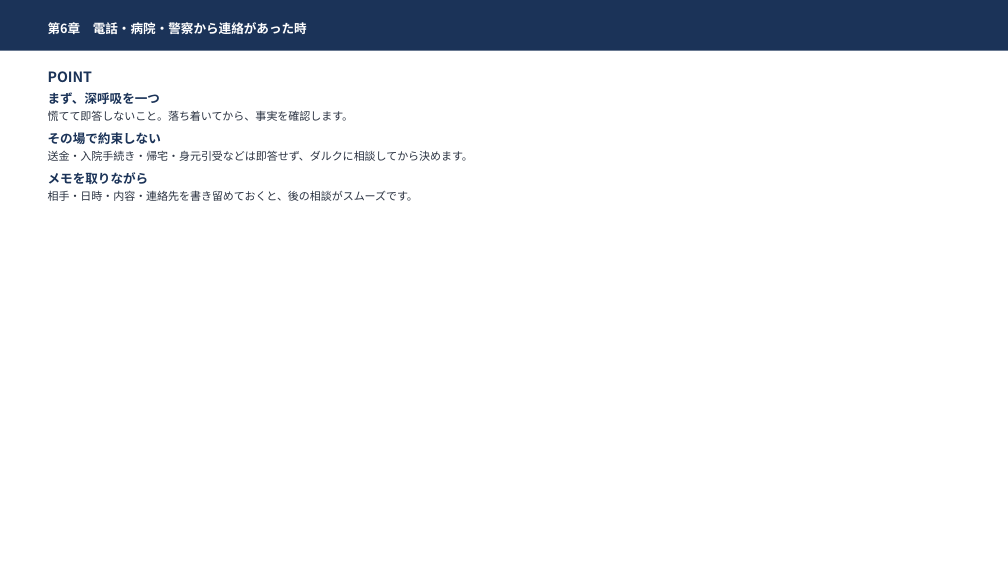
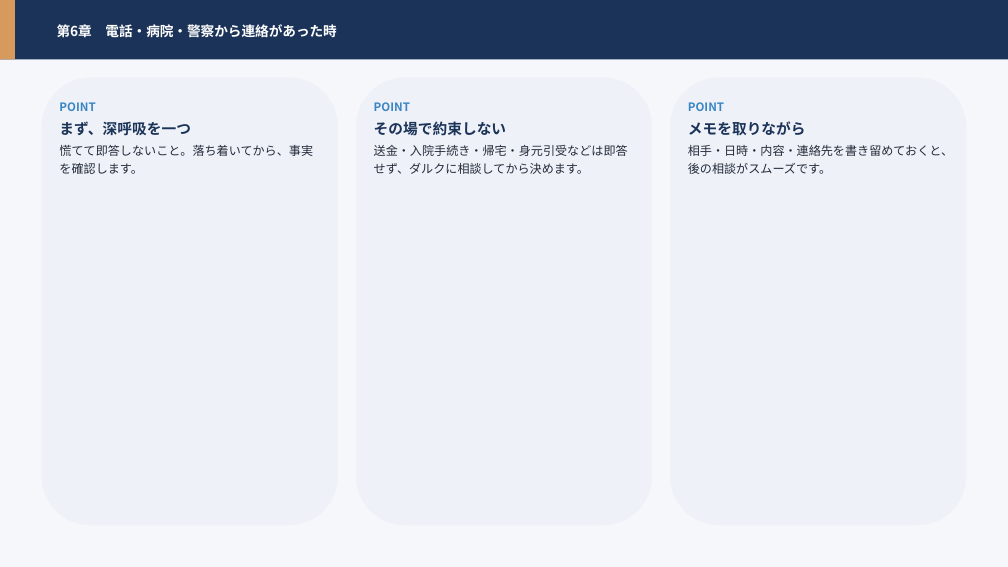
Before and after one commit to hiderock84-sys/darca, a slide deck: slide 40 of public/manual.pptx (slide 33 before the commit). Drawn at 1008x567 pixels with LibreOffice and Linux fonts; fonts in the diff are those of the drawing. Boxes give left, top, right and bottom in pixels: in the first picture for what was removed or moved away, otherwise in the second. Text is boxed around its words. In the diff, an @@ line names an element or a change of style, - is before the commit and + after.

```diff
--- a/public/manual.pptx
+++ b/public/manual.pptx
@@ rectangle: place and size @@
-rectangle at [0,0,1008,51]
+rectangle at [0,0,1008,60]
@@ rectangle added at [0,0,1008,567], fill #F5F7FB @@
@@ rectangle added at [0,0,15,60], fill #D69A5C @@
@@ text "第6章 電話・病院・警察から連絡があった時": place and size @@
-text "第6章 電話・病院・警察から連絡があった時" at [48,22,307,34]
+text "第6章 電話・病院・警察から連絡があった時" at [57,24,336,38]
@@ text "第6章 電話・病院・警察から連絡があった時" at [57,24,336,38]: size 12 to 13 pt; line spacing 1.18 to 1.2 @@
@@ rounded rectangle added at [42,77,338,526], fill #EEF1F7 @@
@@ rounded rectangle added at [356,77,653,526], fill #EEF1F7 @@
@@ rounded rectangle added at [670,77,966,526], fill #EEF1F7 @@
@@ text at [48,92,354,121]: paragraphs removed @@
-まず、深呼吸を一つ
-慌てて即答しないこと。落ち着いてから、事実を確認します。
@@ text added at [59,102,313,174], 11.5 pt, text #242C3A @@
+POINT
+まず、深呼吸を一つ
+慌てて即答しないこと。落ち着いてから、事実を確認します。
@@ text "POINT": place and size @@
-text "POINT" at [48,71,473,201]
+text "POINT" at [374,102,628,174]
@@ text "POINT" at [374,102,628,174]: size 13.5 to 11 pt, text colour #1B3358 to #3A86C4 in "POINT"; size 12 to 14 pt in "その場で約束しない"; size 10.5 to 11.5 pt, text colour #2B3342 to #242C3A in "送金・入院手続き・帰宅・身元引受などは即答せず、ダルクに相談してから決めます。"; line spacing 1.18 to 1.2; less space between paragraphs; more space between paragraphs @@
@@ text added at [688,102,953,174], 11.5 pt, text #242C3A @@
+POINT
+メモを取りながら
+相手・日時・内容・連絡先を書き留めておくと、後の相談がスムーズです。
@@ text at [48,172,418,201]: paragraphs removed @@
-メモを取りながら
-相手・日時・内容・連絡先を書き留めておくと、後の相談がスムーズです。
```
Also in this commit, not shown: 59 other slides changed, 21 slides added, 3 slides removed, 1 other file.
